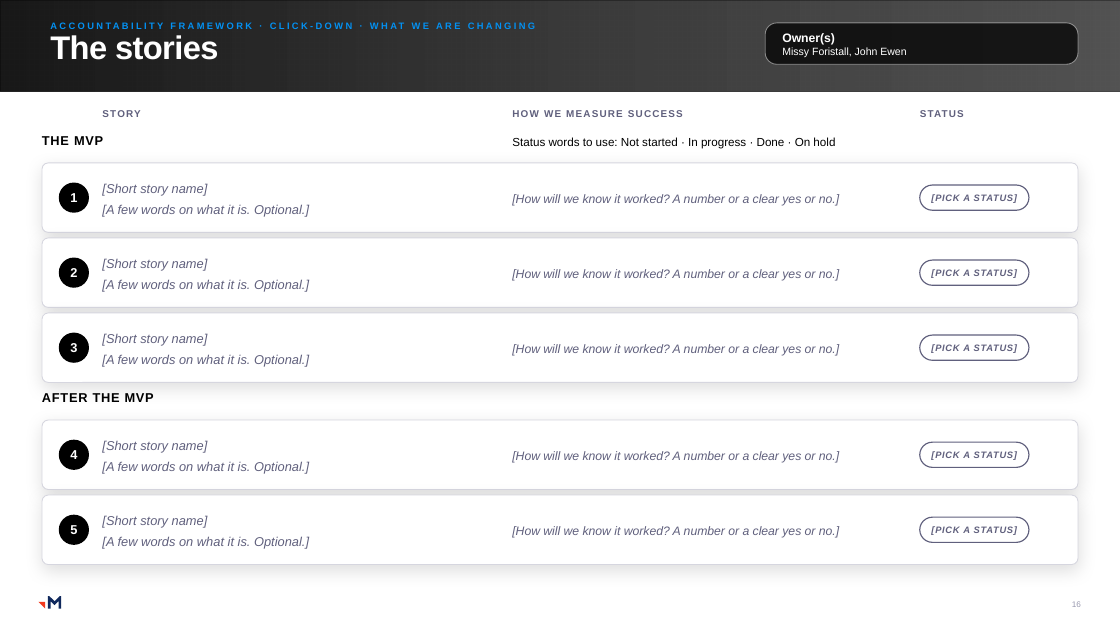
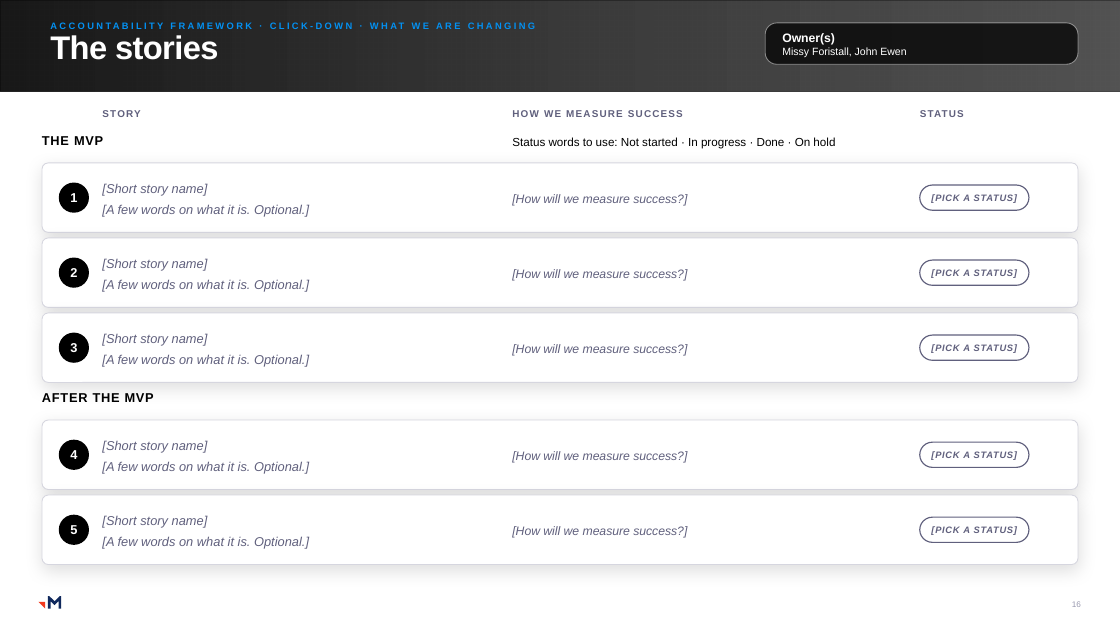
Before and after one commit to RachelHarrisMerkle/BasicMerkle, a slide deck: slide 16 of Priorities_Master.pptx. Drawn at 1120x630 pixels with LibreOffice and Linux fonts; fonts in the diff are those of the drawing; grey boxes stand for pictures. Boxes give left, top, right and bottom in pixels: in the first picture for what was removed or moved away, otherwise in the second. Text is boxed around its words. In the diff, an @@ line names an element or a change of style, - is before the commit and + after.

```diff
--- a/Priorities_Master.pptx
+++ b/Priorities_Master.pptx
@@ text at (x1=512, y1=194, x2=687, y2=206): text changed @@
-[How will we know it worked? A number or a clear yes or no.]
+[How will we measure success?]
@@ text at (x1=512, y1=269, x2=687, y2=281): text changed @@
-[How will we know it worked? A number or a clear yes or no.]
+[How will we measure success?]
@@ text at (x1=512, y1=344, x2=687, y2=356): text changed @@
-[How will we know it worked? A number or a clear yes or no.]
+[How will we measure success?]
@@ text at (x1=512, y1=451, x2=687, y2=463): text changed @@
-[How will we know it worked? A number or a clear yes or no.]
+[How will we measure success?]
@@ text at (x1=512, y1=526, x2=687, y2=538): text changed @@
-[How will we know it worked? A number or a clear yes or no.]
+[How will we measure success?]
```
Also in this commit, not shown: 8 other slides changed, 1 other file.
